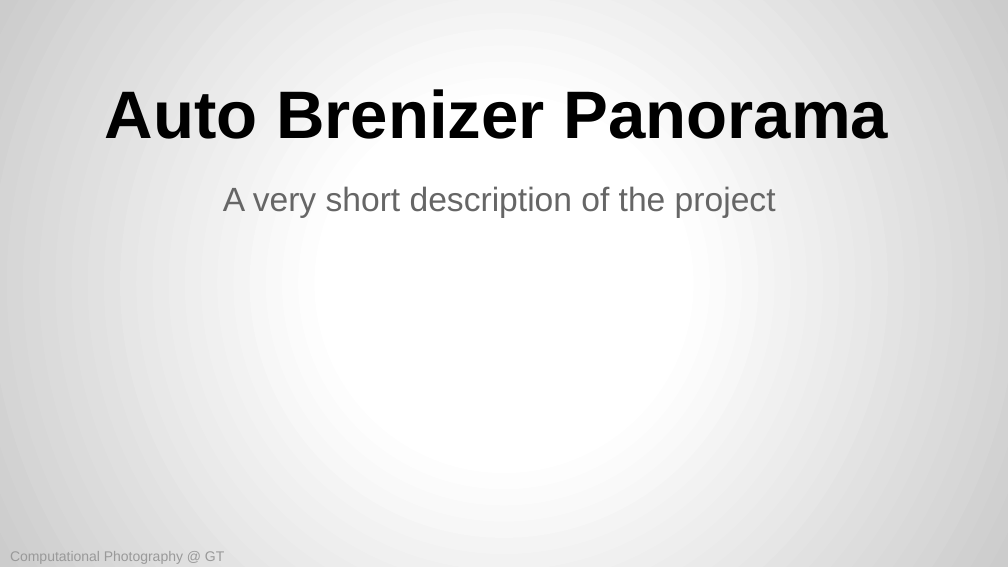
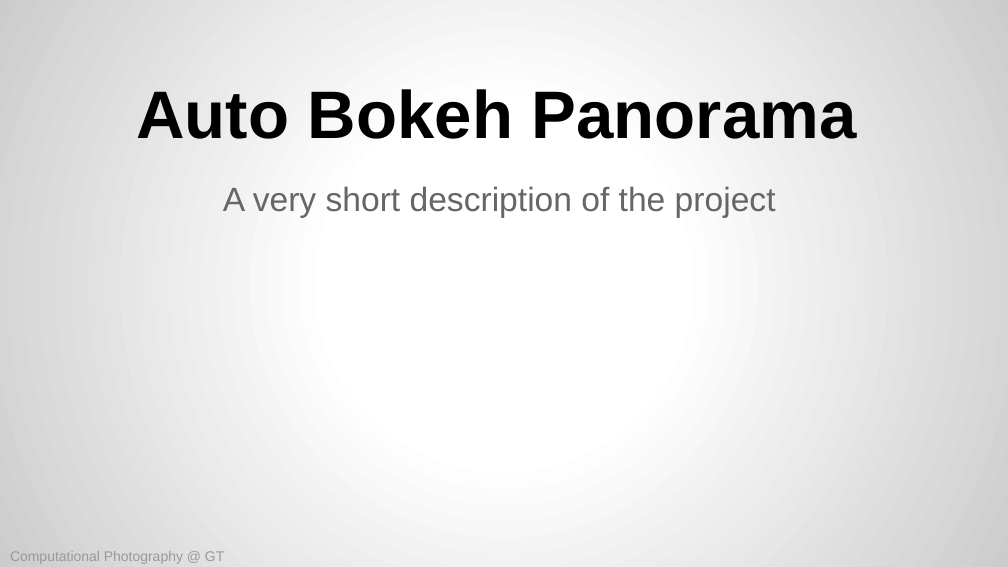
Before and after one commit to reachkrishnaraj/computational-photography, a slide deck: slide 2 of project/Nguyen_Hieu_FinalProject.pptx. Drawn at 1008x567 pixels with LibreOffice and Linux fonts; fonts in the diff are those of the drawing. Boxes give left, top, right and bottom in pixels: in the first picture for what was removed or moved away, otherwise in the second. Text is boxed around its words. In the diff, an @@ line names an element or a change of style, - is before the commit and + after.

```diff
--- a/project/Nguyen_Hieu_FinalProject.pptx
+++ b/project/Nguyen_Hieu_FinalProject.pptx
@@ title at (136,89,857,139): text changed @@
-Auto Brenizer Panorama
+Auto Bokeh Panorama
```
Also in this commit, not shown: 2 other slides changed.
